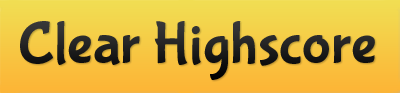
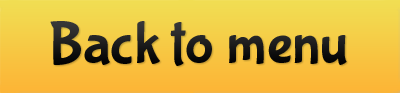
Revision of a layered 400x93 image; what changed, layer by layer:
renamed "Clear Highscore" to "Back to menu", painted on it over (x1=20, y1=21, x2=375, y2=80)
